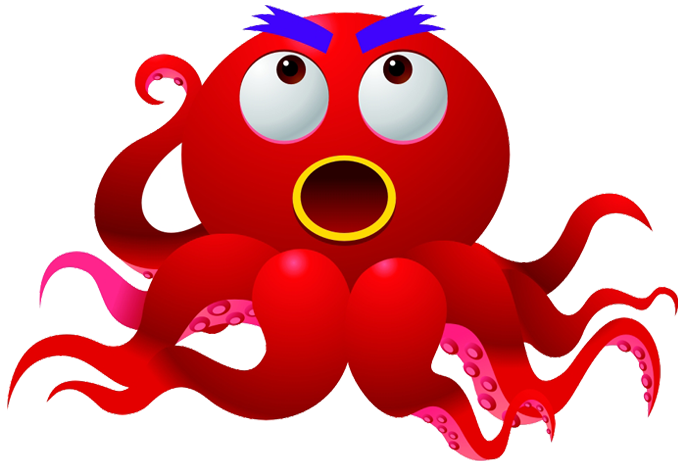
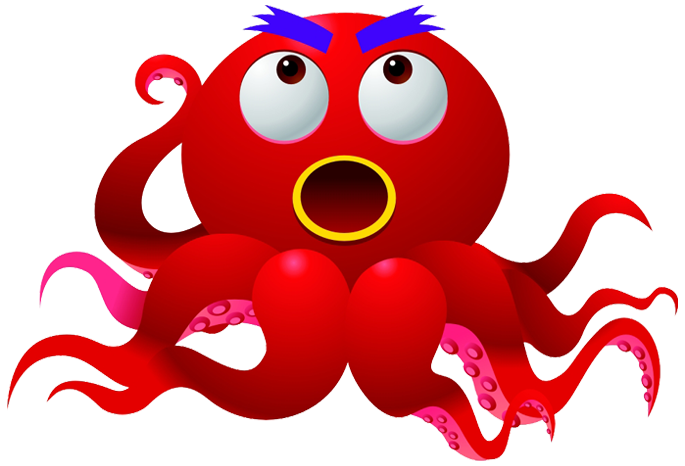
Before/after of a 685x466 layered artwork. What changed in the layer stack:
hid "Layer 1 copy", moved it above "Layer 1", painted on it over [7, 5, 678, 461]
painted on "Layer 1" over [142, 143, 201, 233]
